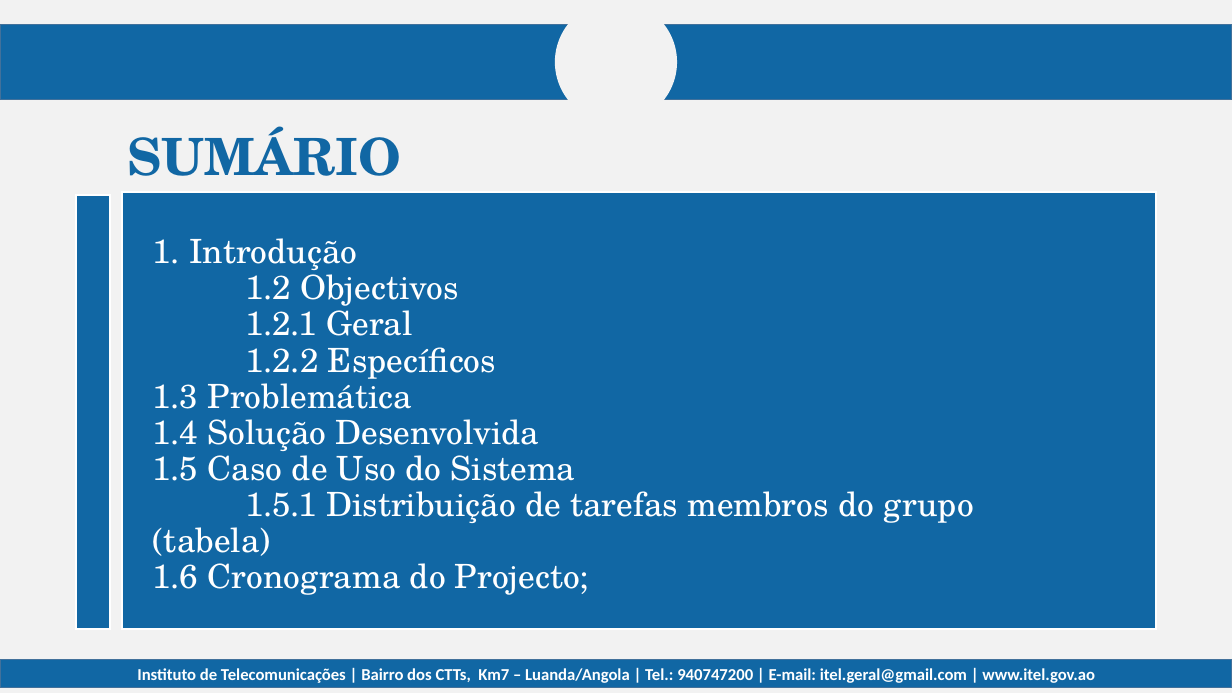
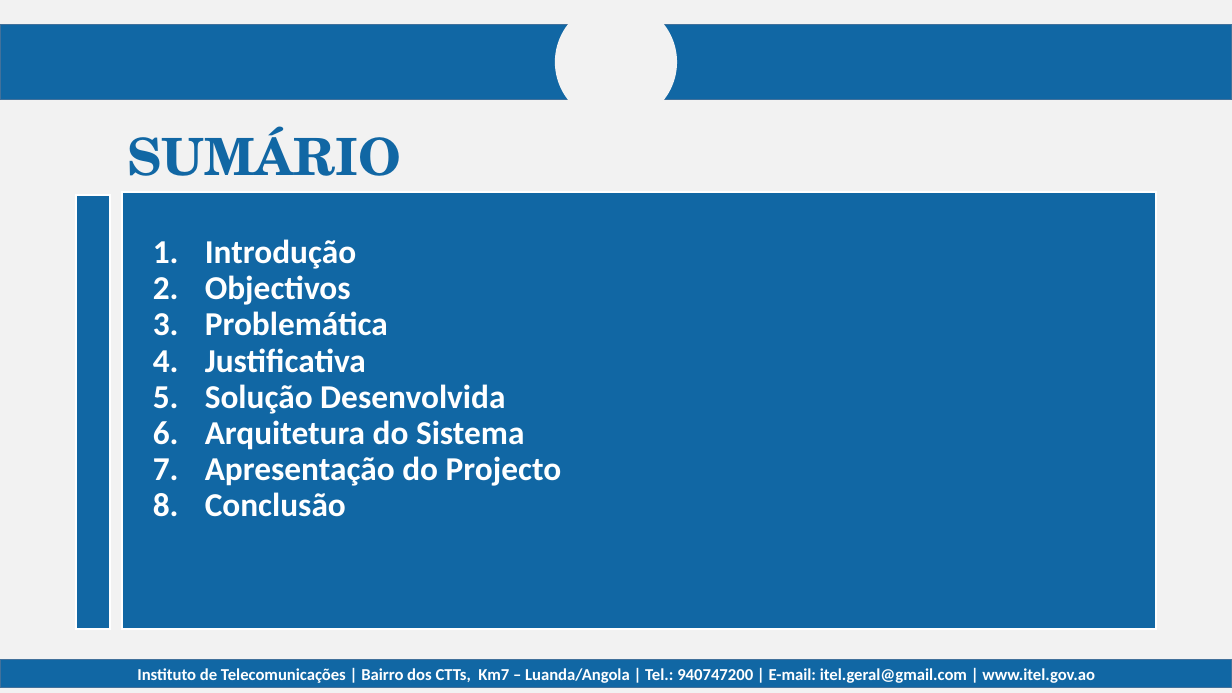
Before and after one commit to nangazaki/pulso-seguro, a slide deck: slide 2 of relatório/Apresentação.pptx. Drawn at 1232x693 pixels with LibreOffice and Linux fonts; fonts in the diff are those of the drawing; background and template pictures are left out. Boxes give left, top, right and bottom in pixels: in the first picture for what was removed or moved away, otherwise in the second. Text is boxed around its words. In the diff, an @@ line names an element or a change of style, - is before the commit and + after.

```diff
--- a/relatório/Apresentação.pptx
+++ b/relatório/Apresentação.pptx
@@ text at [205, 239, 562, 517]: text changed; font TeX Gyre Schola to Calibri; bold on @@
-1. Introdução
-1.2 Objectivos
-1.2.1 Geral
-1.2.2 Específicos
-1.3 Problemática
-1.4 Solução Desenvolvida
-1.5 Caso de Uso do Sistema
-1.5.1 Distribuição de tarefas membros do grupo (tabela)
-1.6 Cronograma do Projecto;
+1. Introdução
+2. Objectivos
+3. Problemática
+4. Justificativa
+5. Solução Desenvolvida
+6. Arquitetura do Sistema
+7. Apresentação do Projecto
+8. Conclusão
```
Also in this commit, not shown: 1 other slide changed, 9 slides added, 3 slides removed, 14 other files.
